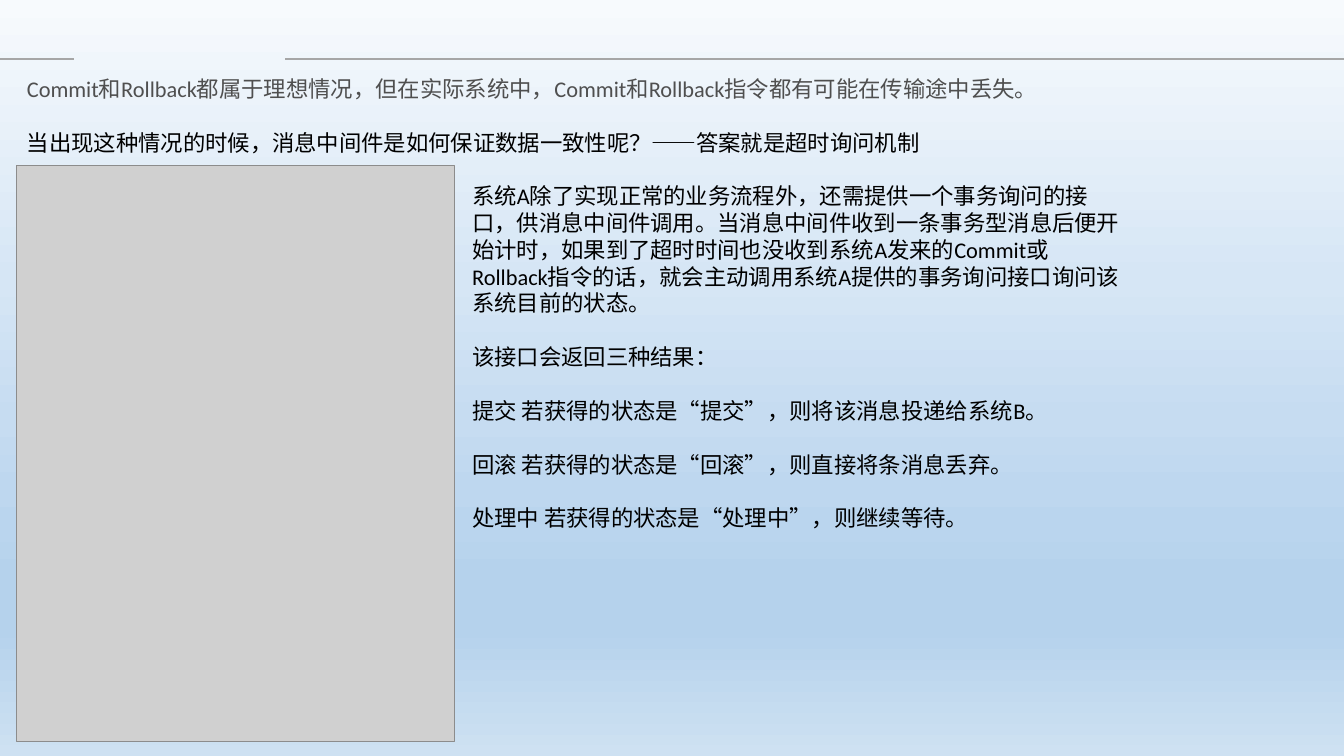
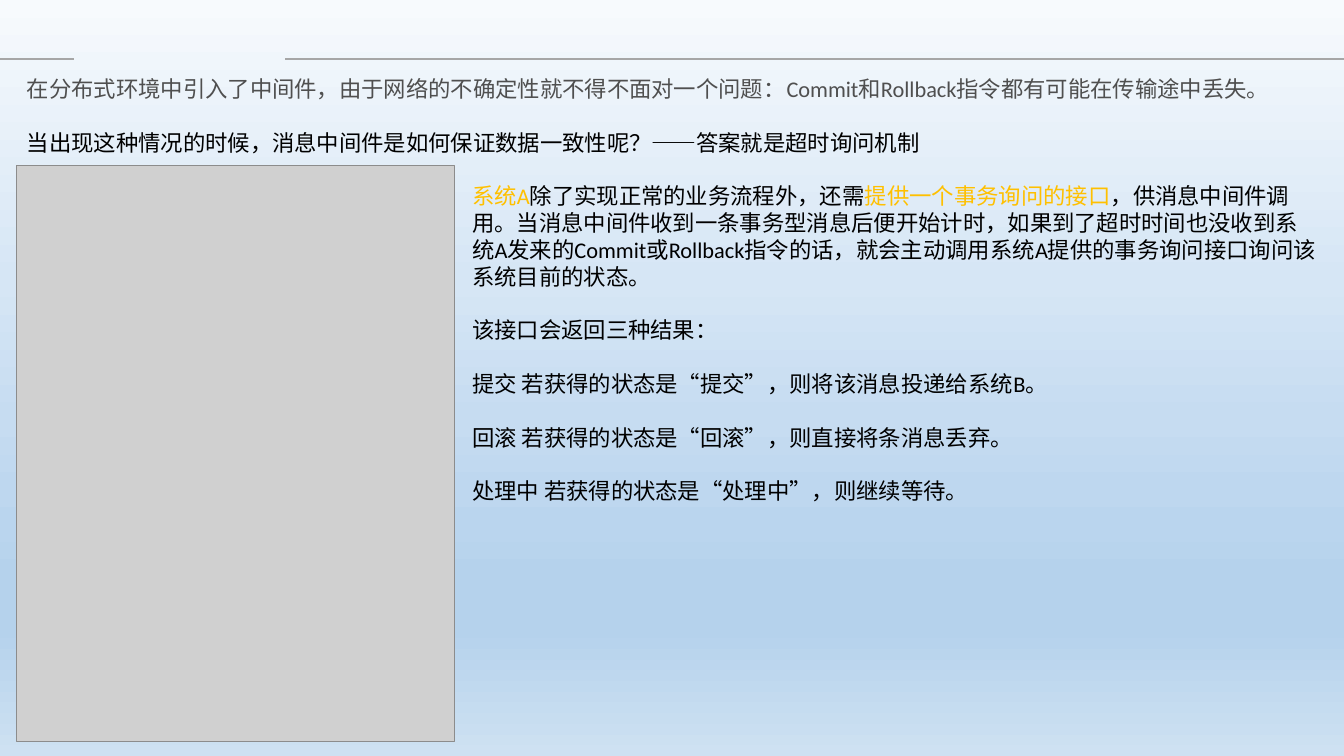
Before and after one commit to Heffie199/zhao_Note, a slide deck: slide 6 of 分布式事务的解决方案 .pptx. Drawn at 1344x756 pixels with LibreOffice and Linux fonts; fonts in the diff are those of the drawing; grey boxes stand for pictures; background and template pictures are left out. Boxes give left, top, right and bottom in pixels: in the first picture for what was removed or moved away, otherwise in the second. Text is boxed around its words. In the diff, an @@ line names an element or a change of style, - is before the commit and + after.

```diff
--- a/分布式事务的解决方案 .pptx
+++ b/分布式事务的解决方案 .pptx
@@ text at [27,78,1269,99]: text changed @@
-Commit和Rollback都属于理想情况，但在实际系统中，Commit和Rollback指令都有可能在传输途中丢失。
+在分布式环境中引入了中间件，由于网络的不确定性就不得不面对一个问题：Commit和Rollback指令都有可能在传输途中丢失。
@@ text at [472,185,1316,287]: text colour #000000 to #FFC000 in "系统A除了实现正常的业务流程外，还需提供一个事务询问的接口，供消息中间件调用。当消息中间件收到一条事务型消息后便开始计时 ..." @@
```
Also in this commit, not shown: 4 other slides changed, 3 slides removed.
